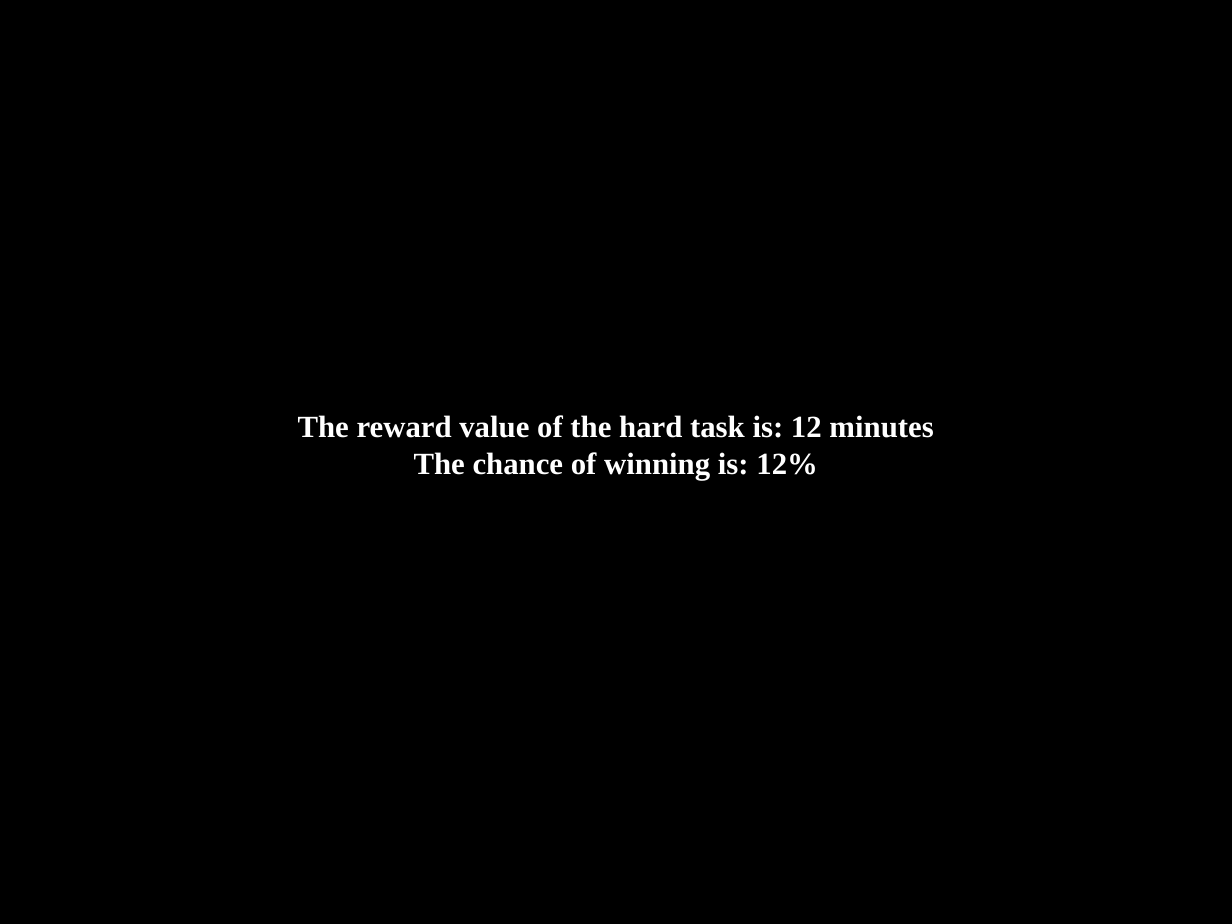
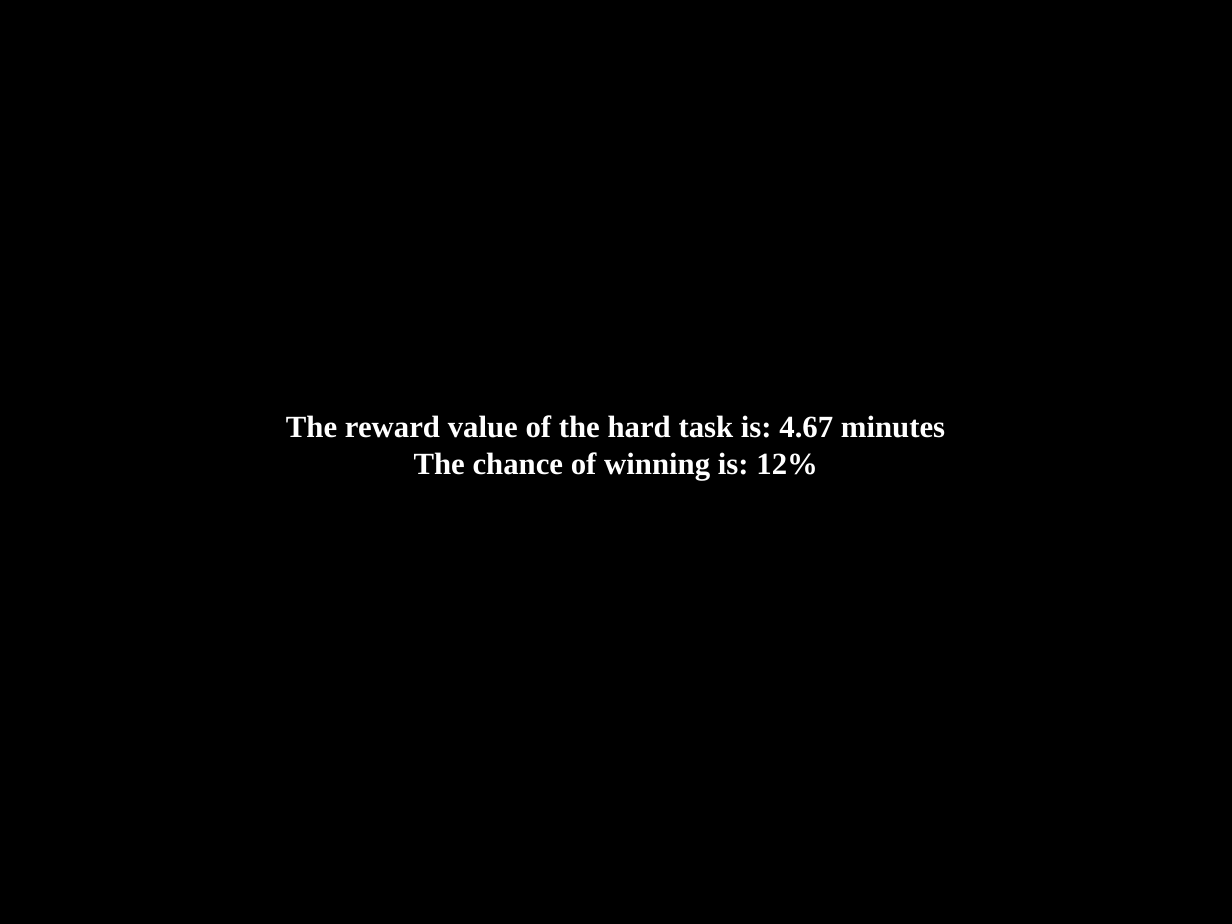
Before and after one commit to DVS-Lab/istart, a slide deck: slide 9 of Mock_Scan/Social/Righthand_Participant_Social_Instructions.ppt. Drawn at 1232x924 pixels with LibreOffice and Linux fonts; fonts in the diff are those of the drawing. Boxes give left, top, right and bottom in pixels: in the first picture for what was removed or moved away, otherwise in the second. Text is boxed around its words. In the diff, an @@ line names an element or a change of style, - is before the commit and + after.

Commit message:
social eefrt instructions updated
Updated socal eefrt task instructions per the new conversions

```diff
--- a/Mock_Scan/Social/Righthand_Participant_Social_Instructions.ppt
+++ b/Mock_Scan/Social/Righthand_Participant_Social_Instructions.ppt
@@ text at (x1=286, y1=415, x2=945, y2=438): text changed @@
-The reward value of the hard task is: 12 minutes
+The reward value of the hard task is: 4.67 minutes
```
Also in this commit, not shown: 1 other slide changed, 1 other file.
